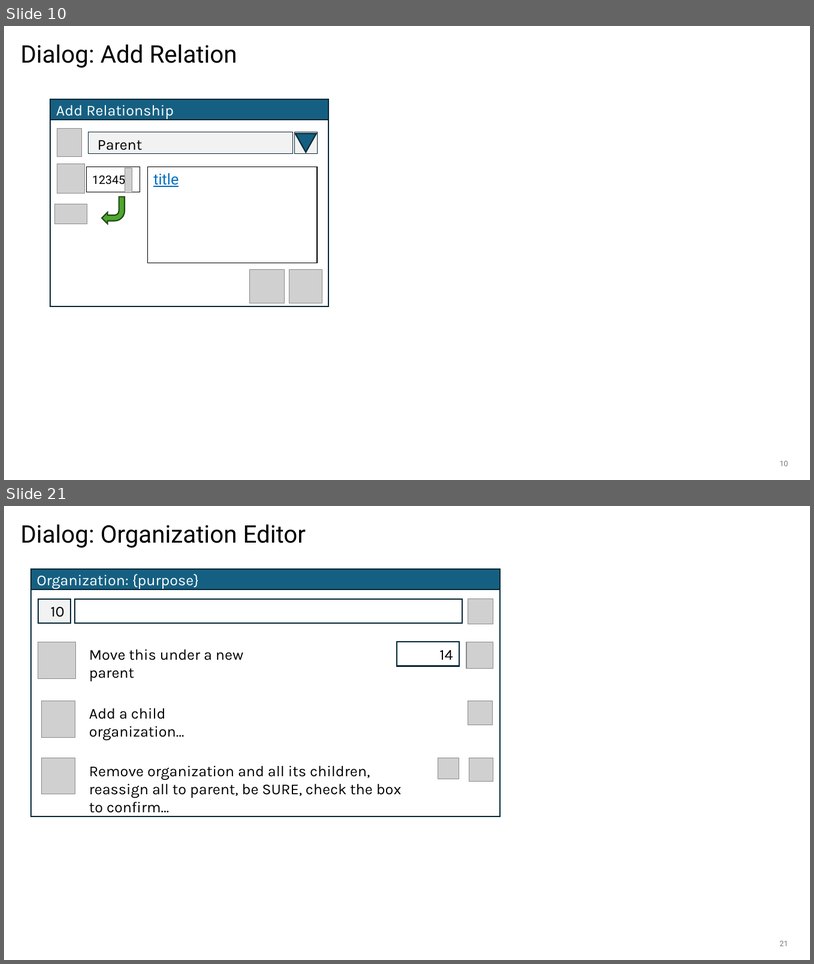
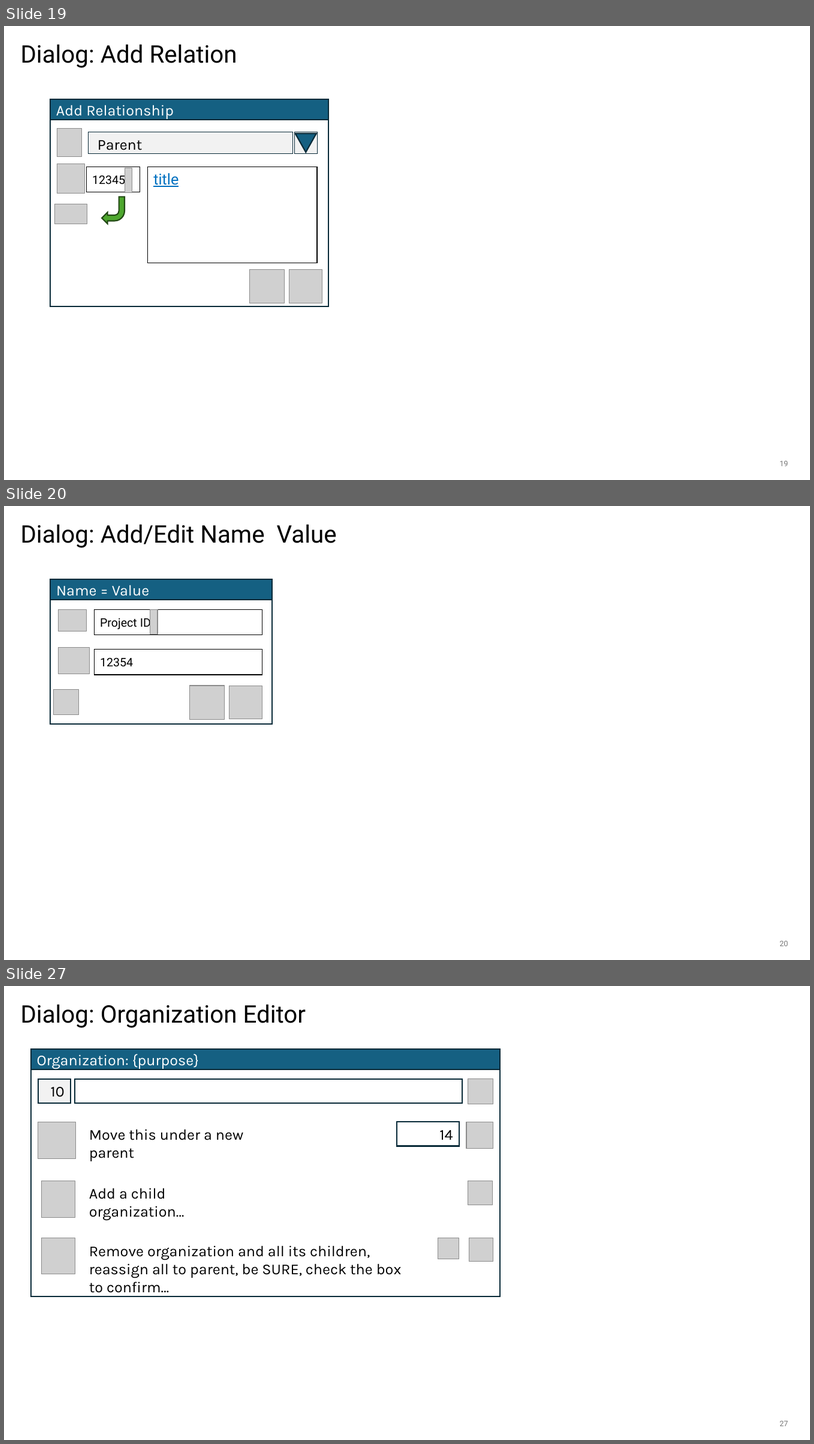
Before and after one commit to BlitzkriegSoftware/item_organizer, a slide deck: docs/ui-design.pptx. Shown one above the other, each under a label of ours: slides 10 and 21 before the commit, slides 19, 20 and 27 after it; the slides between them are not shown. The pictures are 814x964 and 814x1444 pixels, drawn with LibreOffice and Linux fonts; fonts in the diff are those of the drawing; grey boxes stand for pictures; background and template pictures are left out. Boxes give left, top, right and bottom in pixels: in the first picture for what was removed or moved away, otherwise in the second. Text is boxed around its words. In the diff, an @@ line names an element or a change of style, - is before the commit and + after.

```diff
--- a/docs/ui-design.pptx
+++ b/docs/ui-design.pptx
@@ slide 20 added at (4, 506, 810, 960), background #FFFFFF @@
@@ title added at (21, 524, 337, 548), 28.8 pt, text #000000 @@
+Dialog: Add/Edit Name Value
@@ rectangle added at (51, 579, 273, 600), fill #156082, outline #092A39 1.5 pt, 18 pt, text #FFFFFF @@
+Name = Value
@@ rectangle added at (51, 600, 273, 724), outline #092A39 1.5 pt @@
@@ picture added at (58, 609, 86, 631) @@
@@ rectangle added at (94, 609, 263, 635), fill #FFFFFF, outline #000000 0.75 pt, 14 pt, text #000000 @@
+Project ID
@@ picture added at (150, 609, 158, 634) @@
@@ picture added at (58, 647, 89, 673) @@
@@ rectangle added at (94, 649, 263, 675), fill #FFFFFF, outline #000000 0.75 pt, 14 pt, text #000000 @@
+12354
@@ picture added at (190, 685, 224, 720) @@
@@ picture added at (230, 685, 263, 719) @@
@@ picture added at (53, 690, 79, 715) @@
@@ page number added at (780, 940, 788, 946), 9 pt, text #797979 @@
+20
@@ what was slide 10 is now slide 19 @@
@@ page number at (780, 460, 788, 466): text changed @@
-10
+19
@@ what was slide 21 is now slide 27 @@
@@ page number at (780, 1420, 788, 1426): text changed @@
-21
+27
```
Also in this commit, not shown: 11 slides changed, 12 other slides added, 1 slide removed, 11 other files.
